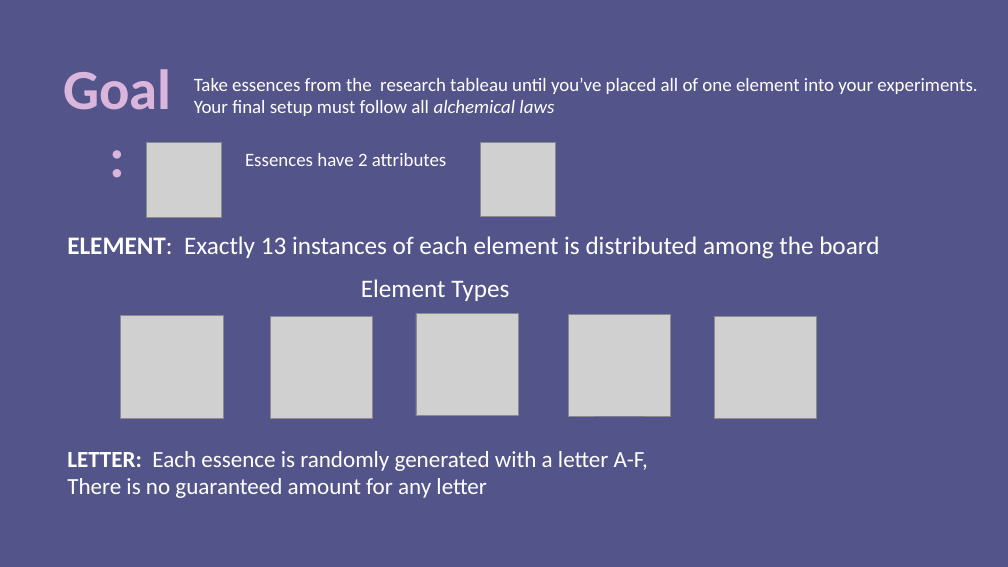
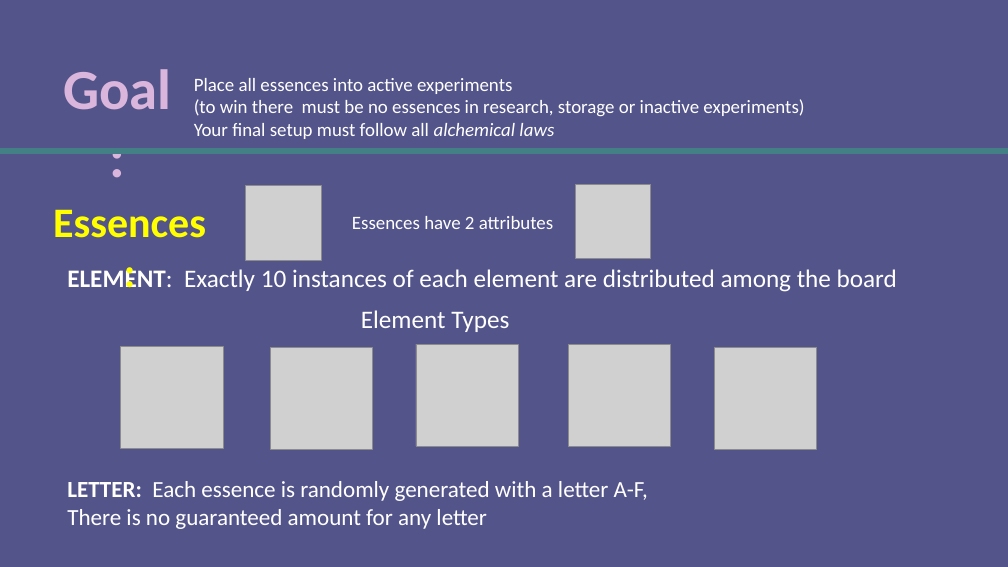
Before and after one commit to ninjacreeper47/Meriam-s-Trial, a slide deck: slide 1 of Assets/How to Play/Instructions.pptx. Drawn at 1008x567 pixels with LibreOffice and Linux fonts; fonts in the diff are those of the drawing; grey boxes stand for pictures. Boxes give left, top, right and bottom in pixels: in the first picture for what was removed or moved away, otherwise in the second. Text is boxed around its words. In the diff, an @@ line names an element or a change of style, - is before the commit and + after.

```diff
--- a/Assets/How to Play/Instructions.pptx
+++ b/Assets/How to Play/Instructions.pptx
@@ text at bbox=[194, 78, 804, 116]: text changed @@
-Take essences from the research tableau until you’ve placed all of one element into your experiments.
+Place all essences into active experiments
+(to win there must be no essences in research, storage or inactive experiments)
@@ line added from (0, 151) to (1008, 151), #438086 6 pt @@
@@ picture: place and size @@
-picture at bbox=[146, 142, 222, 217]
+picture at bbox=[246, 185, 321, 260]
@@ text "Essences have 2 attributes": place and size @@
-text "Essences have 2 attributes" at bbox=[245, 153, 446, 166]
+text "Essences have 2 attributes" at bbox=[352, 216, 553, 229]
@@ picture: place and size @@
-picture at bbox=[480, 142, 556, 216]
+picture at bbox=[575, 185, 651, 259]
@@ text added at bbox=[53, 210, 206, 238], 40 pt, text #FFFF00, bold @@
+Essences:
@@ text at bbox=[184, 269, 897, 292]: text changed @@
-ELEMENT: Exactly 13 instances of each element is distributed among the board
+ELEMENT: Exactly 10 instances of each element are distributed among the board
@@ 5 pictures, 2 texts: place and size @@
-5 pictures, 2 texts at bbox=[67, 279, 817, 498]
+5 pictures, 2 texts at bbox=[67, 310, 817, 529]
```
Also in this commit, not shown: 2 other slides changed, 7 other files.
